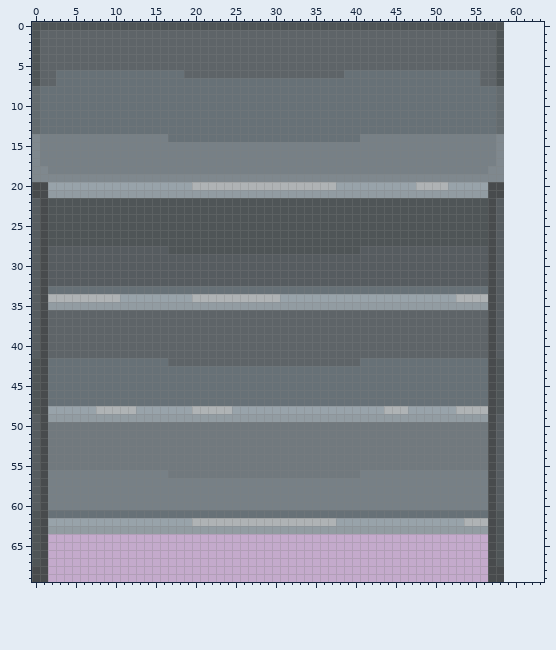
Sprite sheet -- Assets/Art/Sprites/Environments/Furniture/Metal_Shelf.png. Above: the version before the commit.
The file is 59x70 pixels. Colours within 5 levels of each other are drawn and written as one. The old version is drawn lined up with the new one, on the new canvas.
Now the later version:
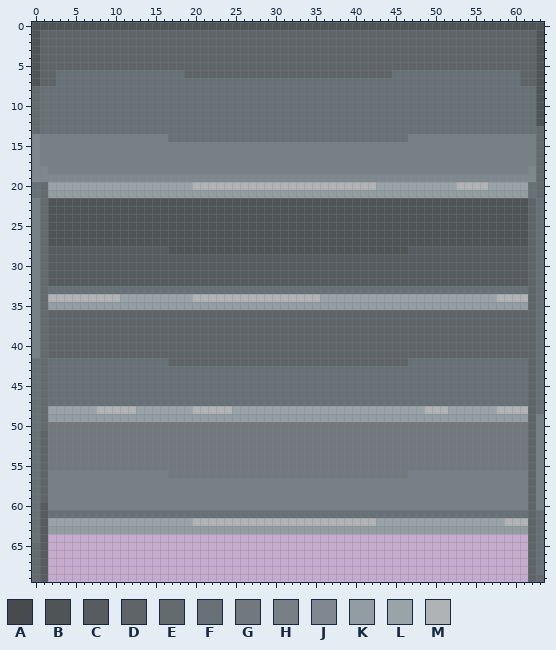
Palette (. is transparent): A #484b4d  B #4f5557  C #565c60  D #5e6468  E #636b6f  F #677177  G #71797e  H #778086  J #7f888e  K #929ca2  L #98a3aa  M #afb3b5
Change:
canvas 59x70 -> 64x70
Changed rows in their new state; - is an unchanged pixel.
first column x 0:
 0 -----------------------------------------------------------BBBBB
 1 ----------------------------------------------------------DDDDDB
 2 ----------------------------------------------------------DDDDDB
 3 ----------------------------------------------------------DDDDDB
 4 ----------------------------------------------------------DDDDDB
 5 ----------------------------------------------------------DDDDDB
 6 ---------------------------------------DDDDDD-----------FFFFFDDB
 7 --------------------------------------------------------FFFFFDDB
 8 ----------------------------------------------------------FFFFFB
 9 ----------------------------------------------------------FFFFFB
10 ----------------------------------------------------------FFFFFB
11 ----------------------------------------------------------FFFFFB
12 ----------------------------------------------------------FFFFFB
13 ----------------------------------------------------------FFFFFE
14 -----------------------------------------FFFFFF-----------HHHHHE
15 ----------------------------------------------------------HHHHHE
16 ----------------------------------------------------------HHHHHE
17 ----------------------------------------------------------HHHHHE
18 ---------------------------------------------------------HHHHHJE
19 -----------------------------------------------------------JJJJE
20 FE------------------------------------MMMMM-----LLLL-MMMMLLLLLFE
21 FE-------------------------------------------------------KKKKKFE
22 HE-------------------------------------------------------BBBBBDF
23 HE-------------------------------------------------------BBBBBDF
24 HE-------------------------------------------------------BBBBBDF
25 HE-------------------------------------------------------BBBBBDF
26 HE-------------------------------------------------------BBBBBDF
27 HE-------------------------------------------------------BBBBBDF
28 HE---------------------------------------BBBBBB----------C-CCCDF
29 HE-------------------------------------------------------C-CCCDF
30 HE-------------------------------------------------------C-CCCDF
31 HE-------------------------------------------------------C-CCCDF
32 HE-------------------------------------------------------C-CCCDF
33 HE-------------------------------------------------------FFFFFDF
34 HE-----------------------------MMMMM-----------------LLLLLMMMMDF
35 HE-------------------------------------------------------KKKKKDF
36 HE-------------------------------------------------------DDDDDDF
37 HE-------------------------------------------------------DDDDDDF
38 HE-------------------------------------------------------DDDDDDF
39 HE-------------------------------------------------------DDDDDDF
40 HE-------------------------------------------------------DDDDDDF
41 HE-------------------------------------------------------DDDDDDF
42 FE---------------------------------------DDDDDD----------FFFFFDF
43 FE-------------------------------------------------------FFFFFDF
44 FE-------------------------------------------------------FFFFFDF
45 FE-------------------------------------------------------FFFFFDF
46 FE-------------------------------------------------------FFFFFDF
47 FE-------------------------------------------------------FFFFFDF
48 FE------------------------------------------LLL--MMM-LLLLLMMMMDF
49 FE-------------------------------------------------------KKKKKDH
50 FE-------------------------------------------------------GGGGGDH
51 FD-------------------------------------------------------GGGGGDH
52 FD-------------------------------------------------------GGGGGDH
53 FD-------------------------------------------------------GGGGGDH
54 FD-------------------------------------------------------GGGGGDH
55 FD-------------------------------------------------------GGGGGDH
56 FD---------------------------------------GGGGGG----------HHHHHDH
57 FD-------------------------------------------------------HHHHHDH
58 FD-------------------------------------------------------HHHHHDH
59 FD-------------------------------------------------------HHHHHDH
60 FC-------------------------------------------------------HHHHHDH
61 FC-------------------------------------------------------FFFFFDF
62 FC------------------------------------MMMMM-----------LLLLLMMMDF
63 FC-------------------------------------------------------KKKKKDF
64 FC-------------------------------------------------------..---DF
65 EC-------------------------------------------------------..---DF
66 EC-------------------------------------------------------..---DF
67 EC-------------------------------------------------------..---DF
68 EC-------------------------------------------------------..---DF
69 EC-------------------------------------------------------..---DE
Where, in picture pixels (left, top, right, bottom), the same in both pictures:
changed: (336, 22, 544, 582)
changed: (32, 182, 48, 582)
changed: (280, 294, 320, 302)
